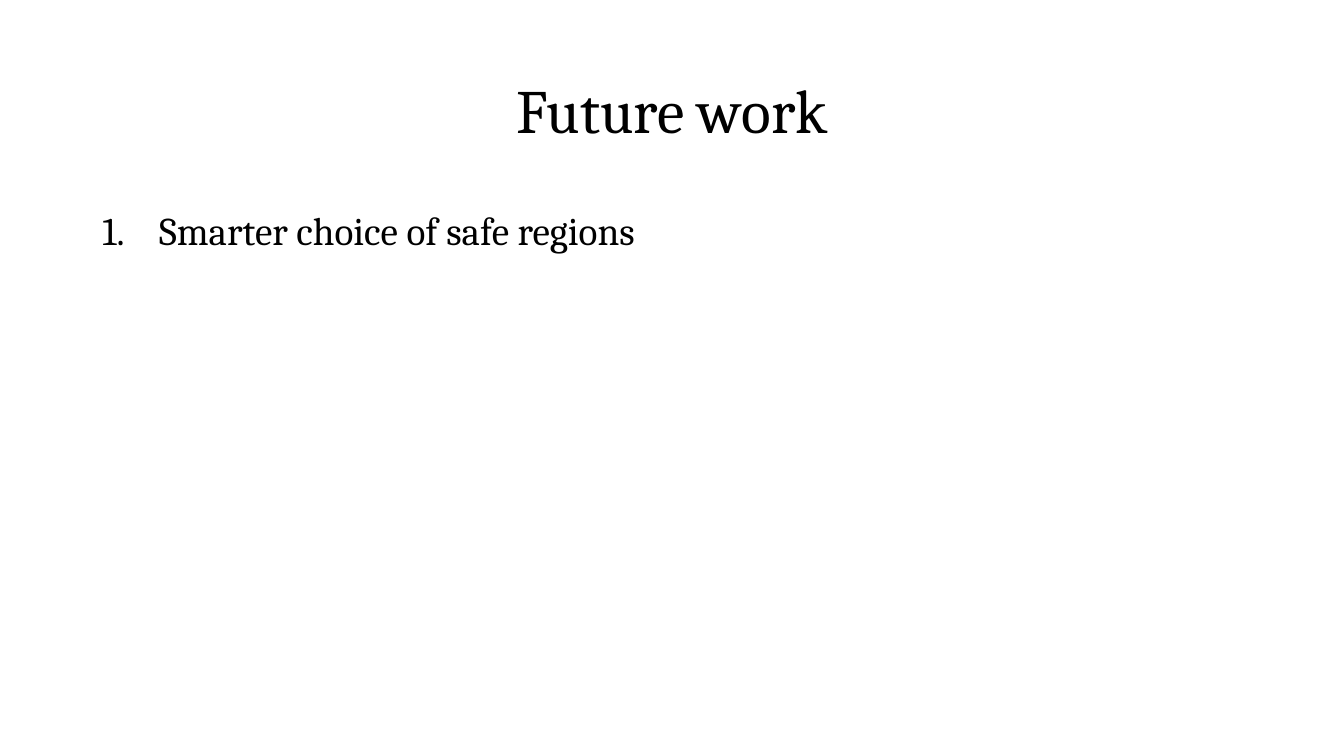
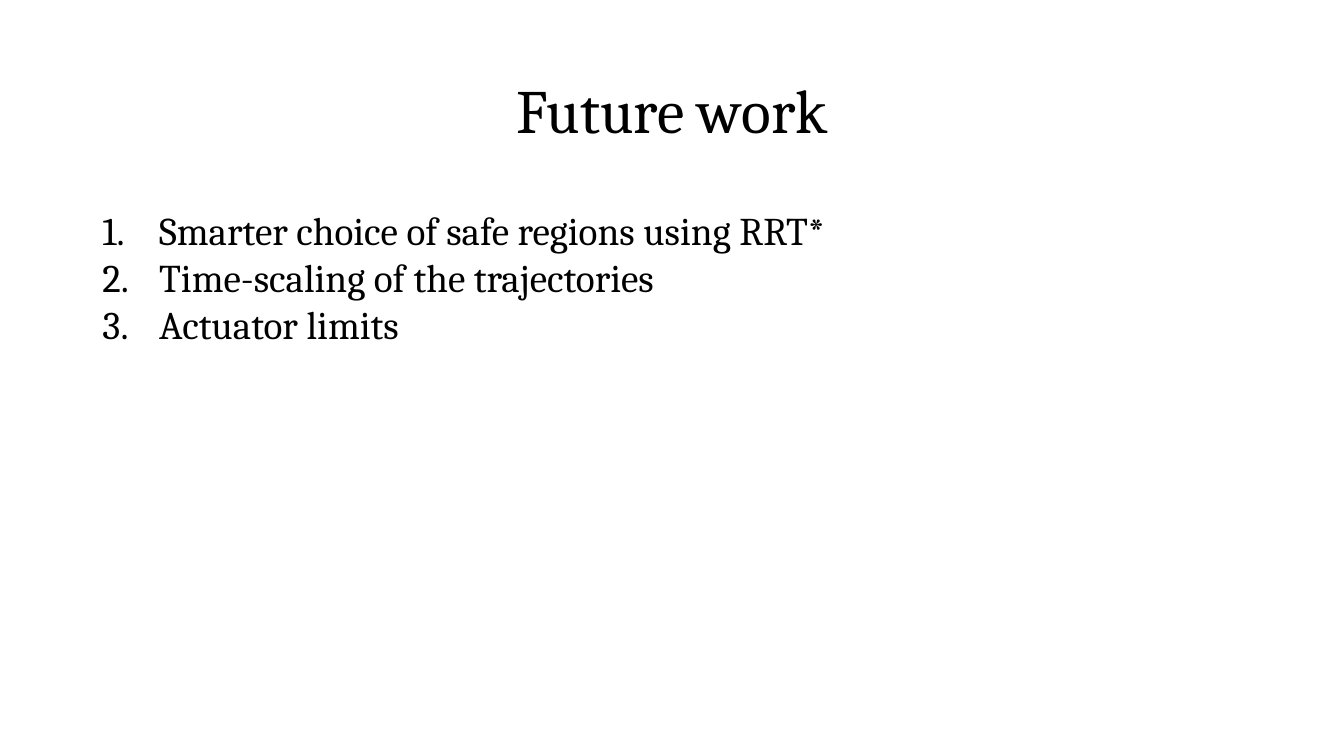
Before and after one commit to bernhardpg/collision-free-mixed-integer-planning-for-uavs, a slide deck: slide 22 of output/Slides.pptx. Drawn at 1344x756 pixels with LibreOffice and Linux fonts; fonts in the diff are those of the drawing. Boxes give left, top, right and bottom in pixels: in the first picture for what was removed or moved away, otherwise in the second. Text is boxed around its words. In the diff, an @@ line names an element or a change of style, - is before the commit and + after.

Commit message:
Update slides

```diff
--- a/output/Slides.pptx
+++ b/output/Slides.pptx
@@ text at (159,217,824,340): text changed @@
-1. Smarter choice of safe regions
+1. Smarter choice of safe regions using RRT*
+2. Time-scaling of the trajectories
+3. Actuator limits
```
Also in this commit, not shown: 1 slide added.
